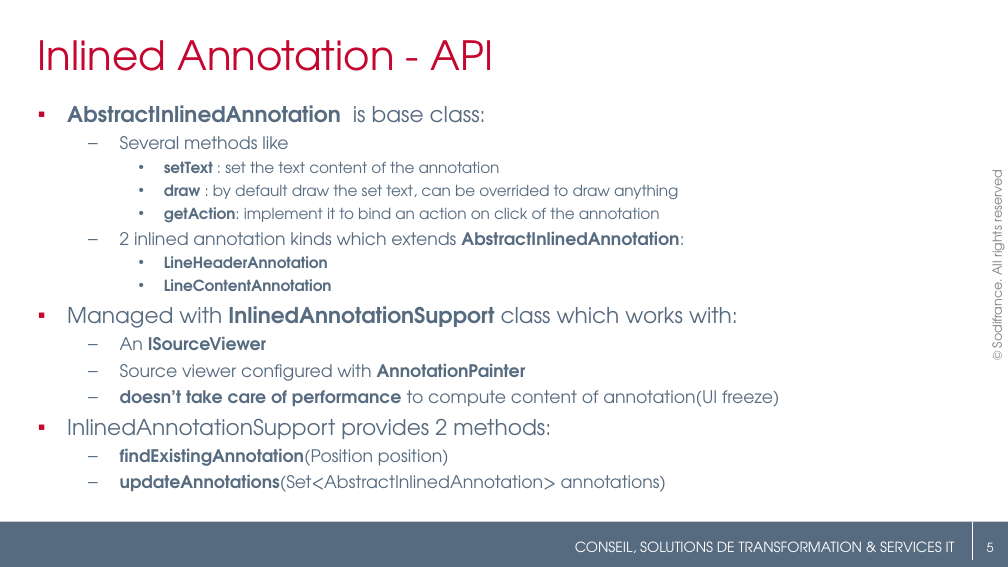
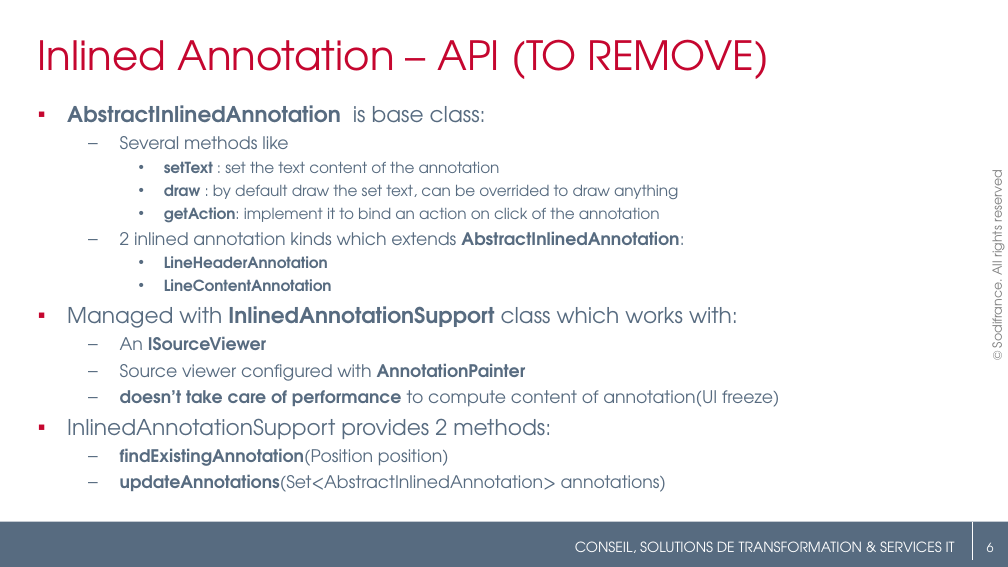
Before and after one commit to angelozerr/EclipseConFrance2018, a slide deck: slide 6 of EclipseConFrance2018_CodeMining.pptx (slide 5 before the commit). Drawn at 1008x567 pixels with LibreOffice and Linux fonts; fonts in the diff are those of the drawing; background and template pictures are left out. Boxes give left, top, right and bottom in pixels: in the first picture for what was removed or moved away, otherwise in the second. Text is boxed around its words. In the diff, an @@ line names an element or a change of style, - is before the commit and + after.

```diff
--- a/EclipseConFrance2018_CodeMining.pptx
+++ b/EclipseConFrance2018_CodeMining.pptx
@@ title at <box>38,39,769,79</box>: text changed @@
-Inlined Annotation - API
+Inlined Annotation – API (TO REMOVE)
```
Also in this commit, not shown: 11 other slides changed, 5 slides added.
